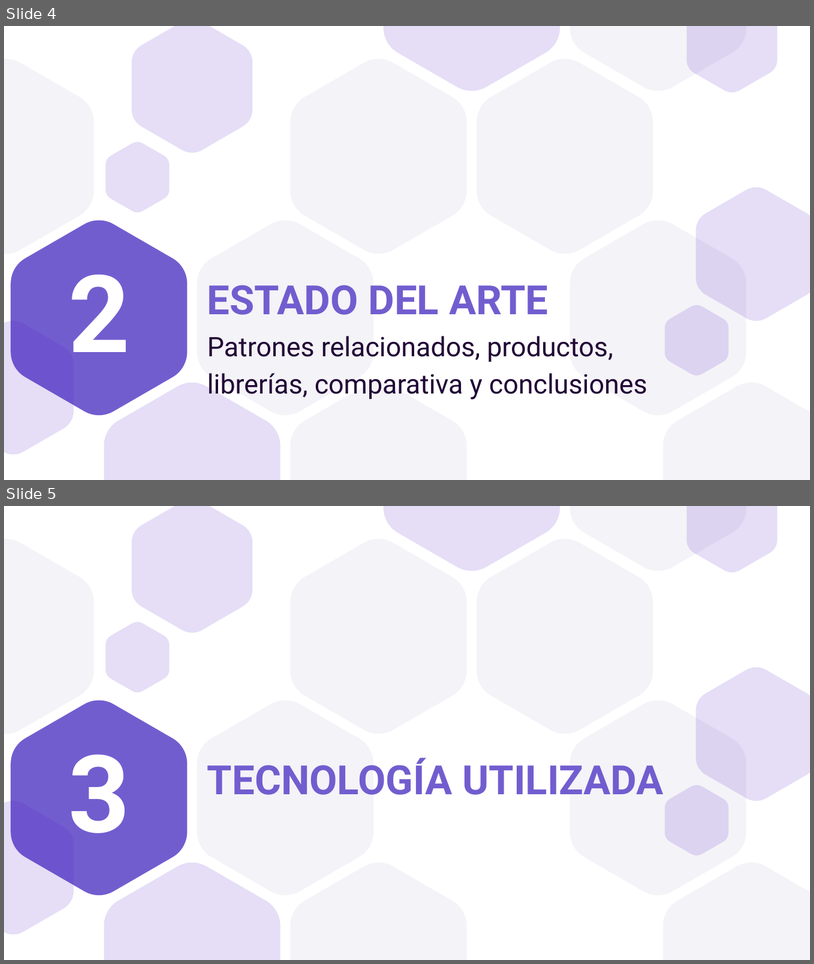
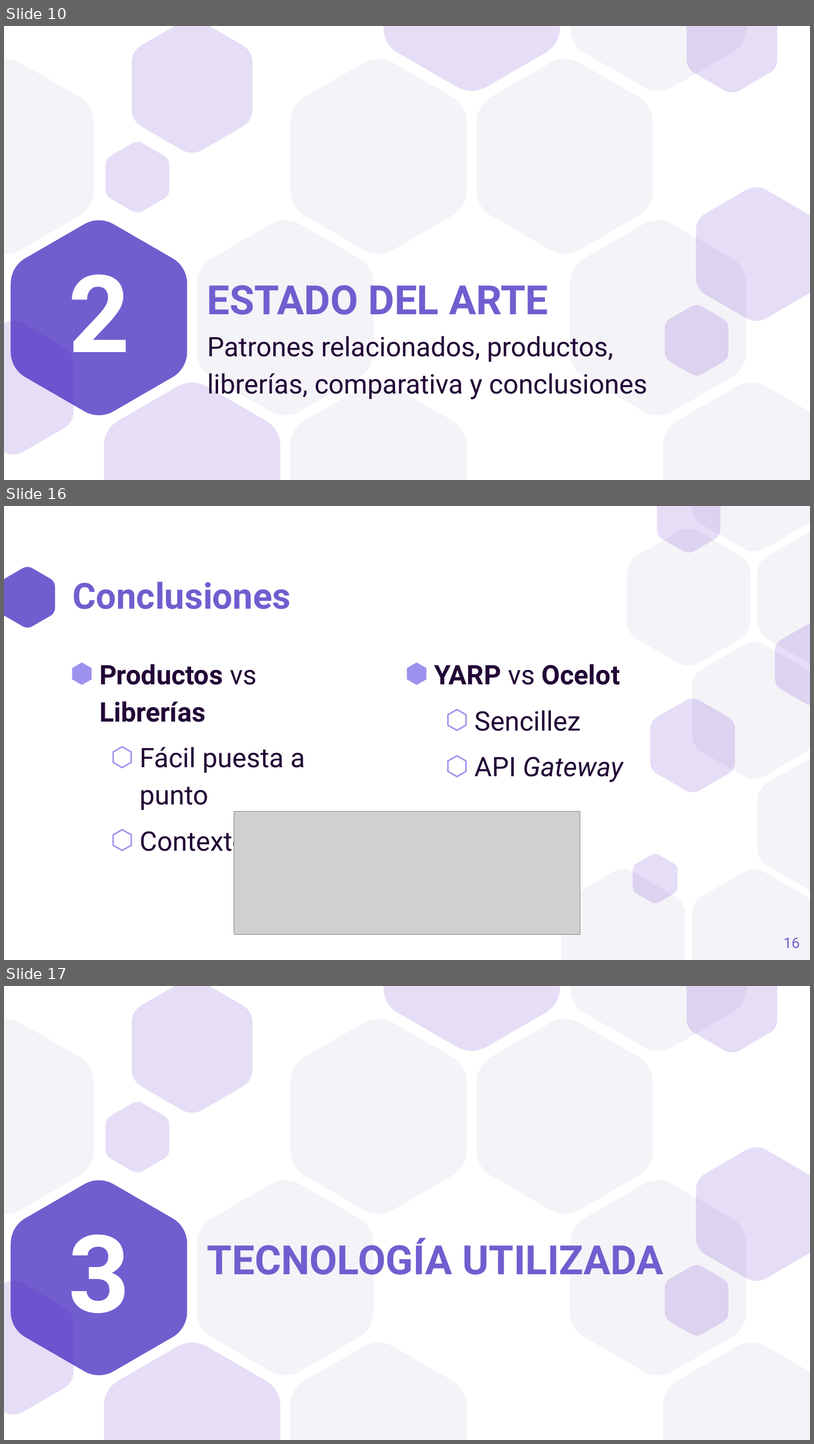
Before and after one commit to a1ex9788/TFG, a slide deck: TFG_AlejandroCarrion.pptx. Shown one above the other, each under a label of ours: slides 4 and 5 before the commit, slides 10, 16 and 17 after it; the slides between them are not shown. The pictures are 814x964 and 814x1444 pixels, drawn with LibreOffice and Linux fonts; fonts in the diff are those of the drawing; grey boxes stand for pictures. Boxes give left, top, right and bottom in pixels: in the first picture for what was removed or moved away, otherwise in the second. Text is boxed around its words. In the diff, an @@ line names an element or a change of style, - is before the commit and + after.

```diff
--- a/TFG_AlejandroCarrion.pptx
+++ b/TFG_AlejandroCarrion.pptx
@@ slide 16 added at (4, 506, 810, 960), background #FFFFFF @@
@@ freeform shape added at (4, 567, 55, 627), fill #725DCF @@
@@ title added at (73, 582, 291, 609), 32 pt, text #725DCF, bold @@
+Conclusiones
@@ text added at (99, 664, 305, 857), 24 pt, text #210635 @@
+⬢ Productos vs Librerías
+  ⬡ Fácil puesta a punto
+  ⬡ Contexto
@@ text added at (434, 664, 623, 782), 24 pt, text #210635 @@
+⬢ YARP vs Ocelot
+  ⬡ Sencillez
+  ⬡ API Gateway
@@ group added at (561, 506, 810, 959): 11 freeform shapes @@
@@ picture added at (234, 811, 580, 933) @@
@@ page number added at (784, 937, 800, 948), 13 pt, text #725DCF @@
+16
@@ what was slide 4 is now slide 10 @@
@@ what was slide 5 is now slide 17 @@
```
Also in this commit, not shown: 5 slides changed, 14 other slides added, 1 slide removed.
